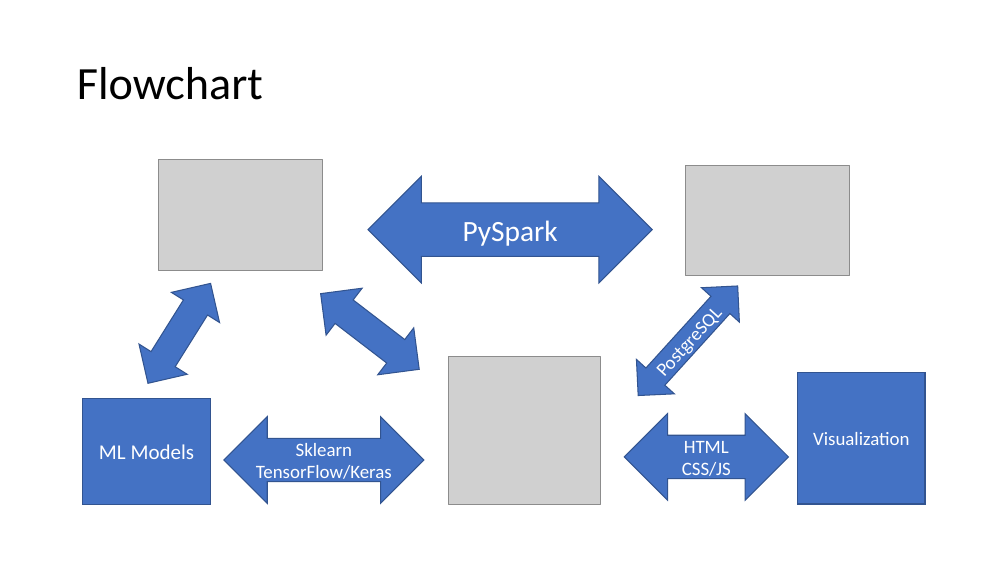
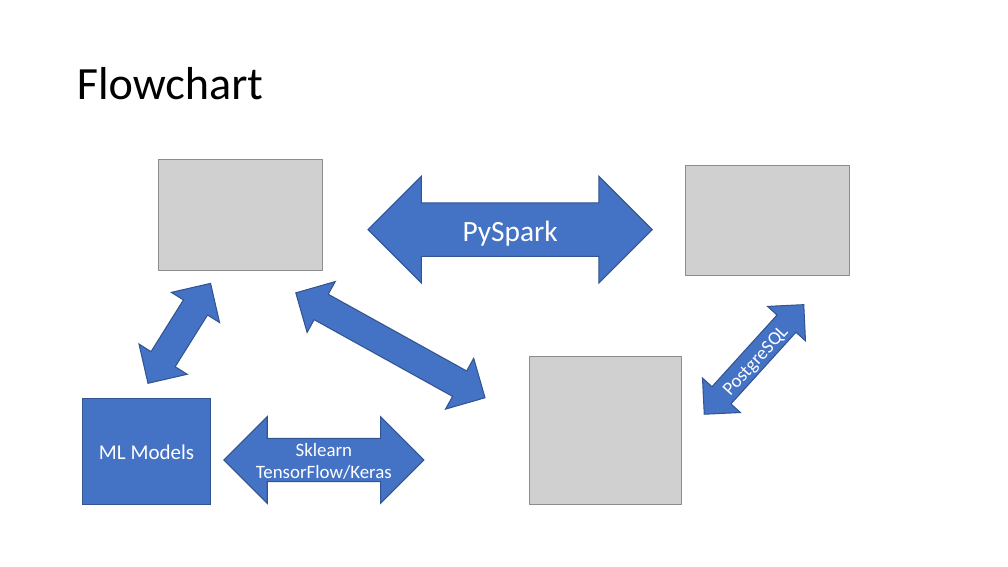
Before and after one commit to allidoiswen/GhostMode, a slide deck: slide 3 of Credit_Card_Fraud_Presentation.pptx (slide 14 before the commit). Drawn at 1008x567 pixels with LibreOffice and Linux fonts; fonts in the diff are those of the drawing; grey boxes stand for pictures; background and template pictures are left out. Boxes give left, top, right and bottom in pixels: in the first picture for what was removed or moved away, otherwise in the second. Text is boxed around its words. In the diff, an @@ line names an element or a change of style, - is before the commit and + after.

```diff
--- a/Credit_Card_Fraud_Presentation.pptx
+++ b/Credit_Card_Fraud_Presentation.pptx
@@ left right arrow at [282, 267, 499, 423]: rotation 37 to 29 degrees @@
@@ left right arrow "PostgreSQL": place and size @@
-left right arrow "PostgreSQL" at [619, 269, 757, 413]
+left right arrow "PostgreSQL" at [685, 288, 823, 432]
@@ picture: place and size @@
-picture at [448, 356, 600, 504]
+picture at [529, 356, 681, 504]
@@ rectangle removed at [798, 373, 925, 504] @@
-Visualization
@@ left right arrow removed at [625, 414, 789, 501] @@
-HTML
-CSS/JS
```
Also in this commit, not shown: 7 other slides changed, 2 slides added, 4 slides removed.
